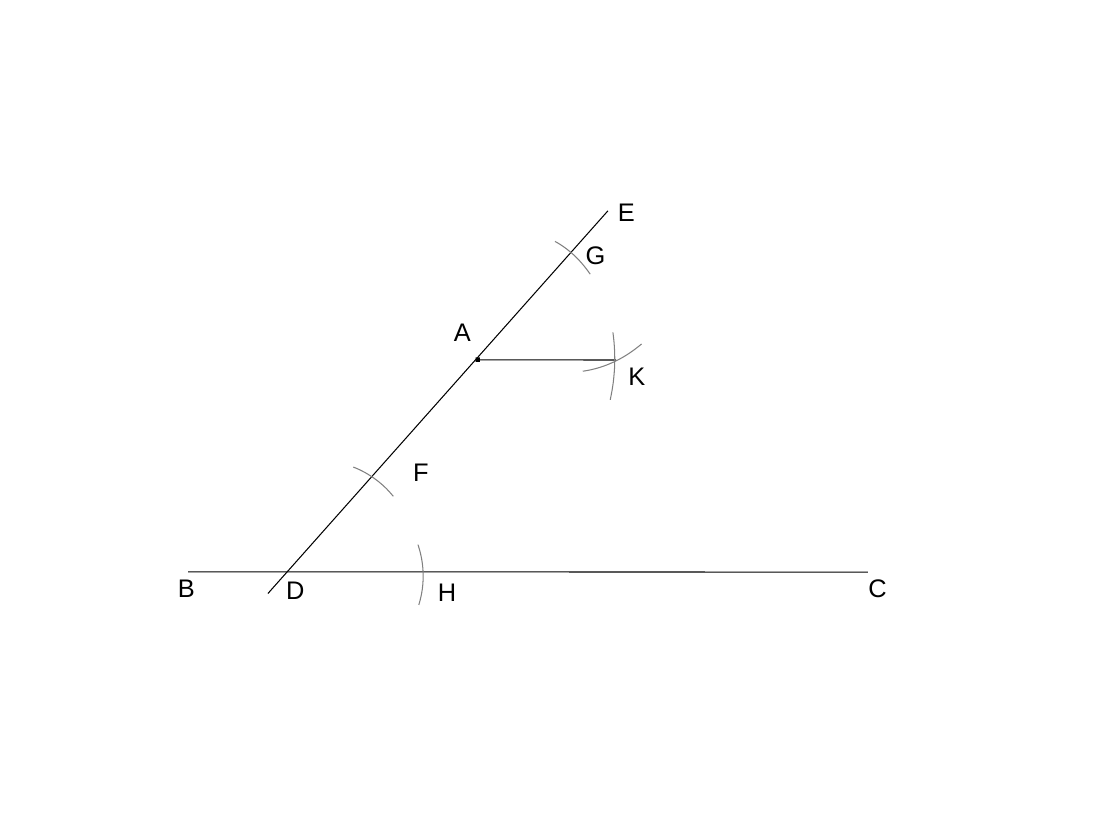
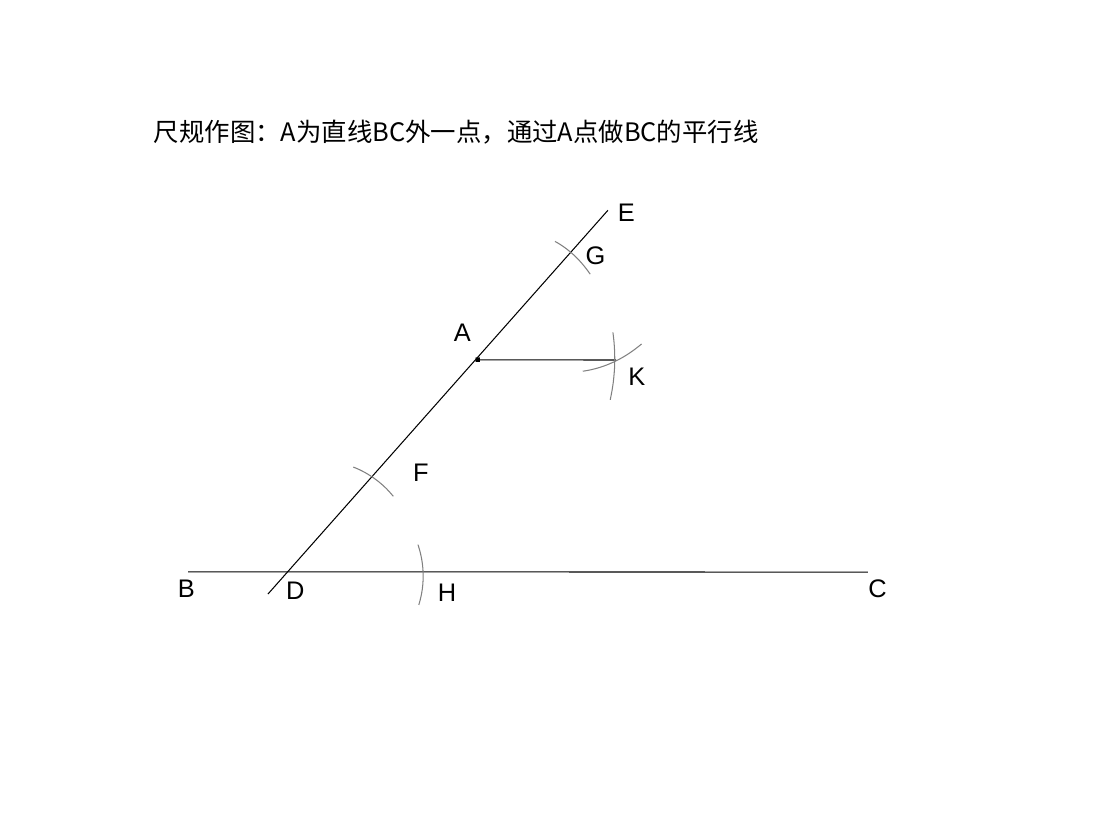
Before and after one commit to ericzhang/english-math, a slide deck: slide 15 of math/grade-7-下/7下数学北师大版-unit-2-相交线与平行线.ppt (slide 13 before the commit). Drawn at 1120x840 pixels with LibreOffice and Linux fonts; fonts in the diff are those of the drawing. Boxes give left, top, right and bottom in pixels: in the first picture for what was removed or moved away, otherwise in the second. Text is boxed around its words. In the diff, an @@ line names an element or a change of style, - is before the commit and + after.

```diff
--- a/math/grade-7-下/7下数学北师大版-unit-2-相交线与平行线.ppt
+++ b/math/grade-7-下/7下数学北师大版-unit-2-相交线与平行线.ppt
@@ text added at (x1=154, y1=119, x2=759, y2=144), 18 pt, text #000000 @@
+尺规作图：A为直线BC外一点，通过A点做BC的平行线
```
Also in this commit, not shown: 6 other slides changed, 7 slides added, 1 slide removed, 35 other files.
